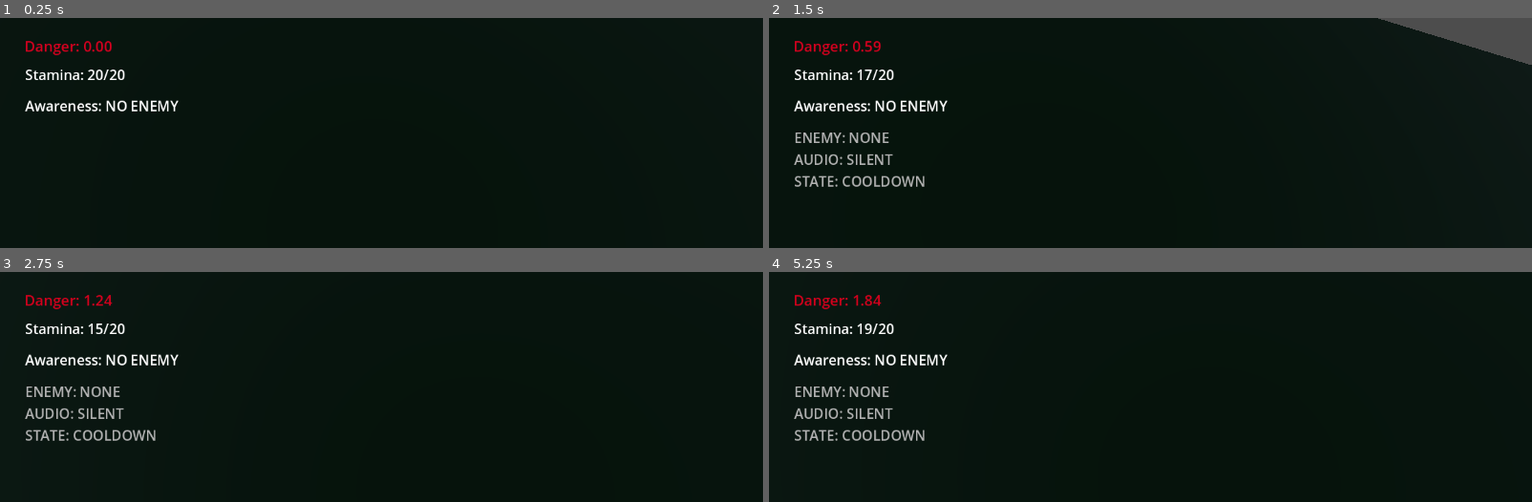
Above: before the commit, frames 1-4 (two rows, left to right).
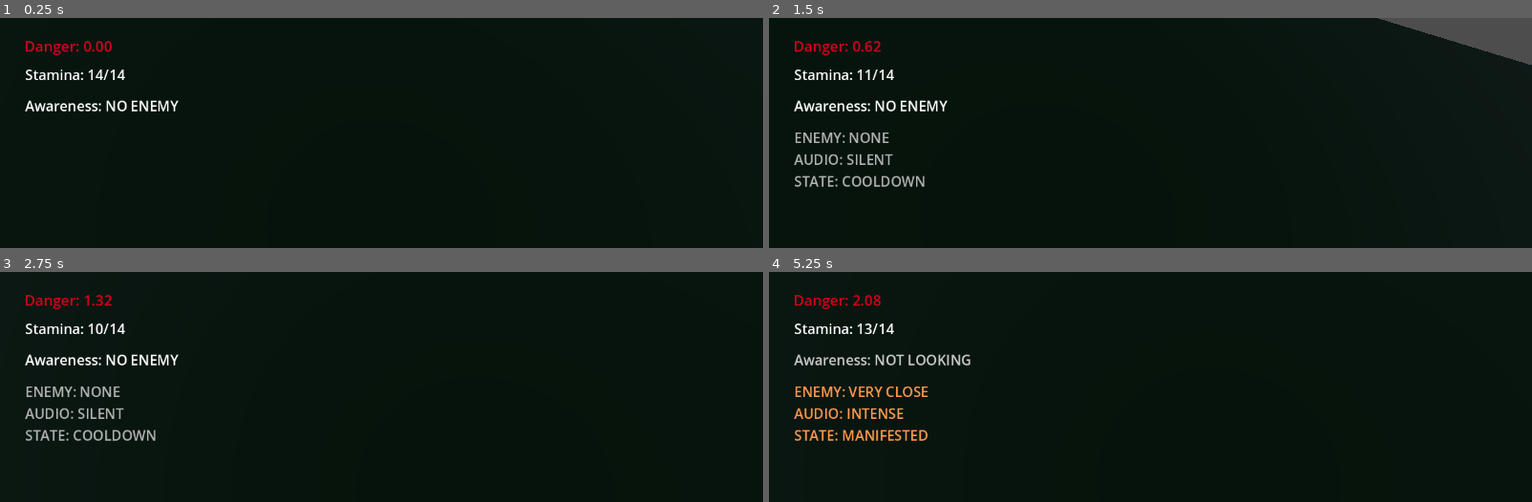
Above: after the commit, the same moments.

Repository: shrg29/finalprojectATCG
Game: Godot game, scene res://scenes/test_level.tscn
Same seed, same stepped clock (60 frames per second), same inputs: the game is played once before the commit and once after it.
Inputs (mouse positions are in pixels of both pictures, inside the frame that each line leads up to):
- Up to frame 1 (0.25 s): no input
- Up to frame 2 (1.5 s): tap Enter at 0.5 s; move the mouse to (1142, 238) at 0.52 s; hold Shift (sprint) 0.53-1.28 s; hold W (move_forward) from 0.53 s (still down); tap Space (jump) at 0.77, 0.8, 1.07, 1.35 s; move the mouse to (1203, 236) at 1.27 s
- Up to frame 3 (2.75 s): keep holding W (move_forward); tap Space (jump) at 1.52, 1.82, 2, 2.3 s; tap Shift (sprint) at 1.55 s; move the mouse to (320, 481) at 2.02 s; hold Shift (sprint) from 2.03 s (still down)
- Up to frame 4 (5.25 s): move the mouse to (1158, 485) at 2.77 s; release W (move_forward) at 2.78 s; release Shift (sprint) at 2.78 s; hold A (move_left) 2.78-3.53 s; tap Shift (sprint) at 2.85, 4.35 s; tap Space (jump) at 3.02, 3.32, 3.6, 3.77, 4.07, 4.52, 4.82 s; move the mouse to (1119, 476) at 3.52 s; hold W (move_forward) from 3.53 s (still down); tap Enter at 4.25 s; move the mouse to (1188, 483) at 4.27 s; move the mouse to (1112, 488) at 5.02 s; hold Shift (sprint) from 5.03 s (still down)

The runs differ from the first frame. In frame 1, 0.1% of the frame differs, in the area x 11-17%, y 22-27%; in frame 2, 0.1%; in frame 3, 0.1%; in frame 4, 2.2%, in the area x 3-27%, y 9-74%.

Commit message:
enemy logic updated

Diff:
--- a/final-project-actg/scripts/enemy_director.gd
+++ b/final-project-actg/scripts/enemy_director.gd
@@ -21,31 +21,31 @@
 @export var anchor_y := 1.0
 
 @export var anchor_zone_scene: PackedScene
-@export var anchor_zone_radius := 6.0 # meters
+@export var anchor_zone_radius := 9.0 # meters
 var _zone: Area3D = null
 var _player_in_zone := false
 
 # --- danger-driven behaviour tuning (director only) ---
-@export var danger_zone_radius_bonus := 0.6 # up to +60% radius at max danger
-@export var manifest_view_dot_min := 0.68   # more danger => wider cone (lower dot)
+@export var danger_zone_radius_bonus := 0.8 # up to +60% radius at max danger
+@export var manifest_view_dot_min := 0.65   # more danger => wider cone (lower dot)
 # -----------------------------------------------
 
 #timing/pacing
-@export var base_anchor_interval := 20.0       #seconds between anchor picks when calm
-@export var sprint_interval_multiplier := 0.45  #sprinting => shorter interval (more frequent picks)
-@export var danger_interval_factor := 0.35      #danger pushes interval down (0..1 factor weight)
-
-@export var base_cooldown := 6.0                #after clearing anchor/demanifest
-@export var sprint_cooldown_multiplier := 0.6   #sprinting slows "recovery" (smaller = longer effective cooldown)
-@export var danger_cooldown_factor := 0.5
+@export var base_anchor_interval := 16.0       #seconds between anchor picks when calm
+@export var sprint_interval_multiplier := 0.55  #sprinting => shorter interval (more frequent picks)
+@export var danger_interval_factor := 0.55      #danger pushes interval down (0..1 factor weight)
+
+@export var base_cooldown := 5.0               #after clearing anchor/demanifest
+@export var sprint_cooldown_multiplier := 0.75   #sprinting slows "recovery" (smaller = longer effective cooldown)
+@export var danger_cooldown_factor := 0.55
 
 #distances (in meters)
-@export var far_dist := 22.0
-@export var mid_dist := 12.0
-@export var near_dist := 7.0
-@export var min_pick_distance := 14.0      #anchors must be at least this far when chosen
-@export var max_pick_distance := 26.0     # optional cap, set to e.g. 60.0 if you want
-@export var pick_attempts := 25            #tries before fallback
+@export var far_dist := 26.0
+@export var mid_dist := 15.0
+@export var near_dist := 8.0
+@export var min_pick_distance := 18.0      #anchors must be at least this far when chosen
+@export var max_pick_distance := 42.0     # optional cap, set to e.g. 60.0 if you want
+@export var pick_attempts := 40            #tries before fallback
 
 #anchor must be this close AND visible to manifest
 @export var manifest_distance := 8.0
@@ -85,10 +85,6 @@
 
 @export var tier_hysteresis := 1.0
 var _current_tier := -1
-
-#linger: enemy waits for player reaction before leaving
-@export var linger_time_near := 20.0 # seconds it can stay even if you look away
-var _linger_timer := 0.0
 
 
 #manifest stability (prevents instant dip from LOS quirks)
@@ -228,37 +224,57 @@
 		return
 
 	var player_pos: Vector3 = _player.global_position
+
+	# --- danger-driven distance targeting ---
+	var danger01: float = _get_player_danger01()
+
+	# sprint pushes it a bit more aggressive (closer)
+	var aggr01: float = clamp(danger01 + (0.25 if _is_sprinting else 0.0), 0.0, 1.0)
+
+	# At low danger: target is far-ish
+	# At high danger: target shifts toward near/mid
+	var desired_min: float = float(lerp(min_pick_distance, near_dist + 1.0, aggr01))
+	var desired_max: float = float(lerp(max_pick_distance, mid_dist + 2.0, aggr01))
+
+	# safety: make sure band is valid
+	if desired_max < desired_min + 0.5:
+		desired_max = desired_min + 0.5
+
+	# pick around the center of the band
+	var target_d: float = (desired_min + desired_max) * 0.5
+	# --------------------------------------
+
 	var best_idx := -1
-	var best_d := -1.0
-
+	var best_score := INF
+
+	# Try random samples first (cheap)
 	for attempt in pick_attempts:
 		var idx := randi() % _anchors.size()
 		if _anchors.size() > 1 and idx == _anchor_index:
 			continue
 
-		var p := _anchors[idx]
-		var d := player_pos.distance_to(p)
-
-		#reject anchors that are too close (prevents random “VERY CLOSE”)
-		if d < min_pick_distance:
+		var p: Vector3 = _anchors[idx]
+		var d: float = player_pos.distance_to(p)
+
+		# accept only anchors inside the danger-driven band
+		if d < desired_min or d > desired_max:
 			continue
 
-		#reject anchors that are insanely far
-		if d > max_pick_distance:
-			continue
-
-		best_idx = idx
-		best_d = d
-		break
-
-	#fallback: if we couldn't find a valid one, pick the farthest we can (still avoids close jumps)
+		# score: closest to target distance wins
+		var score: float = abs(d - target_d)
+		if score < best_score:
+			best_score = score
+			best_idx = idx
+
+	# Fallback: if none fit the band, choose the closest-to-target among ALL anchors
 	if best_idx == -1:
 		for i in _anchors.size():
 			if i == _anchor_index:
 				continue
-			var d2 := player_pos.distance_to(_anchors[i])
-			if d2 > best_d:
-				best_d = d2
+			var d2: float = player_pos.distance_to(_anchors[i])
+			var score2: float = abs(d2 - target_d)
+			if score2 < best_score:
+				best_score = score2
 				best_idx = i
 
 	if best_idx == -1:
@@ -272,6 +288,7 @@
 	_state = State.ANCHORED
 	_lose_sight_timer = 0.0
 	_repick_timer = _get_next_anchor_interval()
+
 
 
 func _spawn_or_move_zone() -> void:
@@ -320,7 +337,7 @@
 
 	# walking -> small detection radius
 	# sprinting -> large detection radius
-	var sprint_mult: float = 1.35 if _is_sprinting else 1.0
+	var sprint_mult: float = 1.25 if _is_sprinting else 1.0
 
 	# more danger => bigger radius (up to +60%)
 	var danger_mult: float = 1.0 + danger_zone_radius_bonus * danger01
@@ -470,7 +487,6 @@
 	_state = State.MANIFESTED
 	_lose_sight_timer = 0.0
 	_manifest_timer = 0.0
-	_linger_timer = 0.0
 
 #checking if player sees the enemy
 func _update_manifested(delta: float) -> void:
@@ -493,19 +509,9 @@
 	# IMPORTANT: in very close range, do NOT rely on LOS.
 	# LOS flickers around corners / near walls and causes instant "dips".
 	# Use facing cone only to decide if player "looked away".
-	if d <= near_dist:
-		_linger_timer += delta
 
 	var danger01: float = _get_player_danger01()
 	var dot_needed: float = float(lerp(manifest_view_dot, manifest_view_dot_min, danger01))
-
-		# While lingering, do NOT demanifest just because the player looks away.
-		# This allows the player to freeze, rotate camera, panic, etc.
-	if _linger_timer < linger_time_near:
-			# Optional: if player IS facing him, reset lose-sight so punish has time to happen
-		if _is_player_facing_anchor(dot_needed):
-			_lose_sight_timer = 0.0
-		return
 
 		# After linger time is over, return to normal "look away -> disappear" behaviour
 	if _is_player_facing_anchor(dot_needed):
--- a/final-project-actg/scripts/player.gd
+++ b/final-project-actg/scripts/player.gd
@@ -17,26 +17,26 @@
 
 #stamina system vars
 #max stamina you can have
-@export var max_stamina := 20.0
+@export var max_stamina := 14.0
 #drains per second while sprinting
-@export var stamina_drain_rate := 5.0
+@export var stamina_drain_rate := 4.2
 #recharges per second when not sprinting
-@export var stamina_recovery_rate := 4.0
+@export var stamina_recovery_rate := 3.0
 #35% out of max stamina - unlocks sprint
-@export var stamina_lock_threshold := 0.35
+@export var stamina_lock_threshold := 0.40
 
 var stamina := max_stamina
 var can_sprint := true
 
 #danger level system
 #increases while walking
-@export var danger_increase_rate := 0.15
+@export var danger_increase_rate := 0.22
 #decreases while walking/standing still
-@export var danger_decrease_rate := 0.25
+@export var danger_decrease_rate := 0.14
 #upper limit danger
-@export var max_danger := 20.0
+@export var max_danger := 10.0
 #sprint multiplies danger level
-@export var sprint_danger_multiplier := 5.0
+@export var sprint_danger_multiplier := 3.5
 
 # ---------- Awareness / Perception ----------
 @export var view_dot_threshold := 0.85
